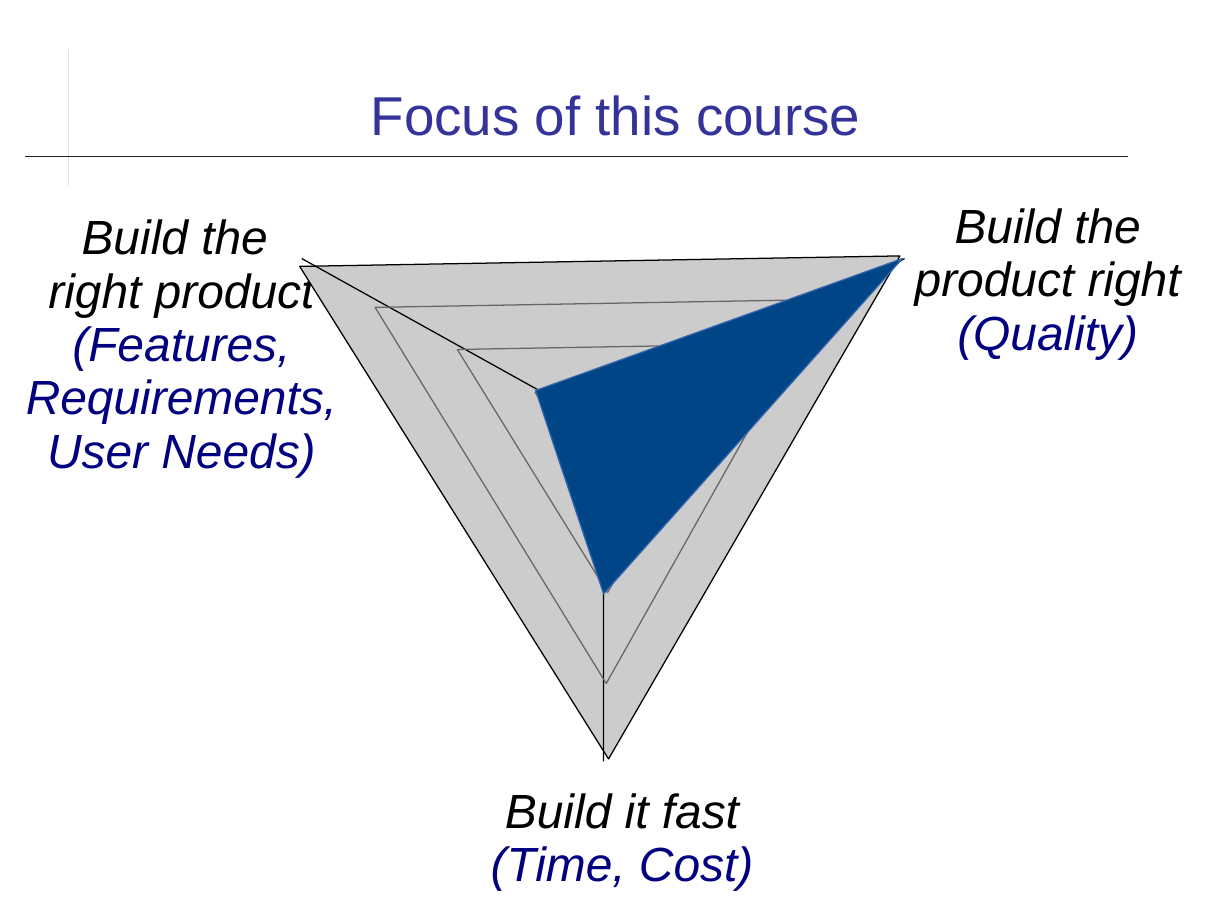
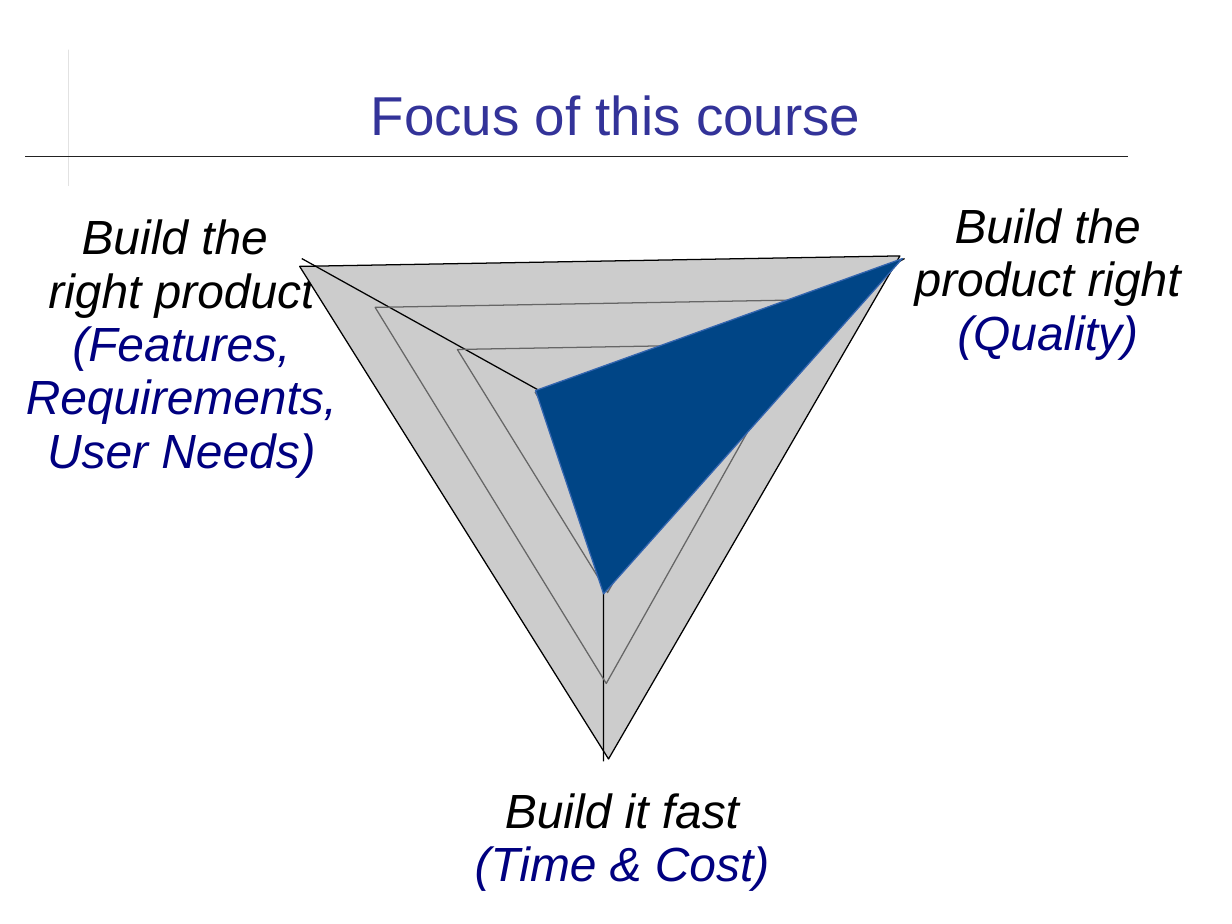
Before and after one commit to cpske/ISP, a slide deck: slide 7 of introduction/Introduction-to-Course.odp. Drawn at 1232x924 pixels with LibreOffice and Linux fonts; fonts in the diff are those of the drawing. Boxes give left, top, right and bottom in pixels: in the first picture for what was removed or moved away, otherwise in the second. Text is boxed around its words. In the diff, an @@ line names an element or a change of style, - is before the commit and + after.

Commit message:
improve intro slides and text

```diff
--- a/introduction/Introduction-to-Course.odp
+++ b/introduction/Introduction-to-Course.odp
@@ text at <box>475,793,769,890</box>: text changed @@
-Build it fast
-(Time, Cost)
+Build it fast
+(Time & Cost)
```
Also in this commit, not shown: 3 other slides changed, 3 other files.
